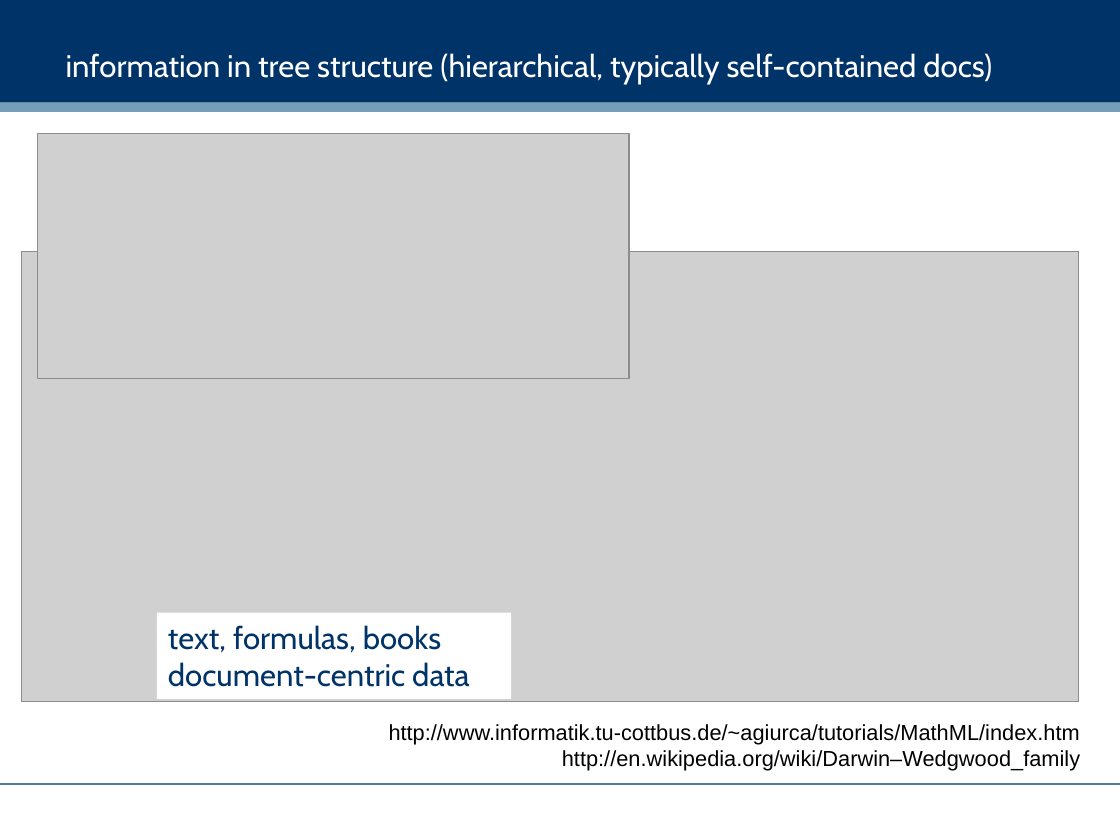
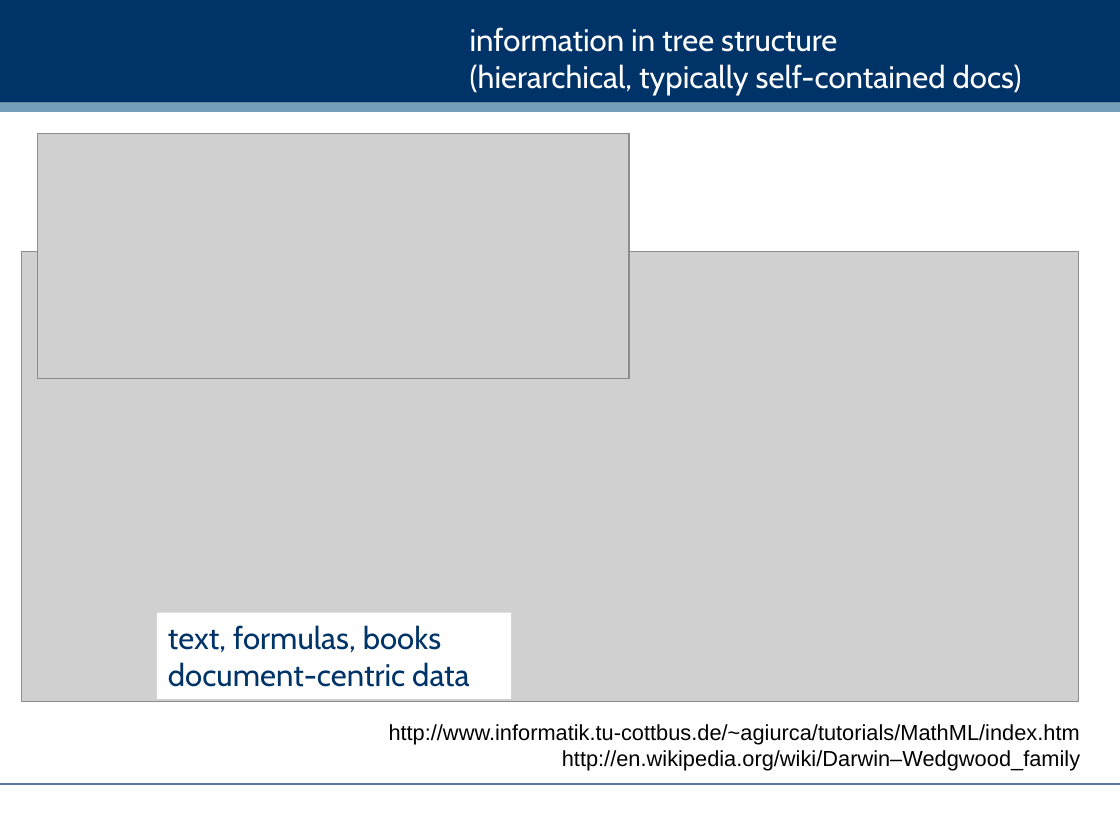
Before and after one commit to dreamind/ix, a slide deck: slide 5 of lectures/representing-data/xml.ppt. Drawn at 1120x840 pixels with LibreOffice and Linux fonts; fonts in the diff are those of the drawing; grey boxes stand for pictures; background and template pictures are left out. Boxes give left, top, right and bottom in pixels: in the first picture for what was removed or moved away, otherwise in the second. Text is boxed around its words. In the diff, an @@ line names an element or a change of style, - is before the commit and + after.

Commit message:
Update xml ppt and week 2 workshop

```diff
--- a/lectures/representing-data/xml.ppt
+++ b/lectures/representing-data/xml.ppt
@@ text "information in tree structure (hierarchical, ..." rewrapped from [66, 53, 992, 85] to [470, 27, 1022, 95] @@
```
Also in this commit, not shown: 4 other files.
